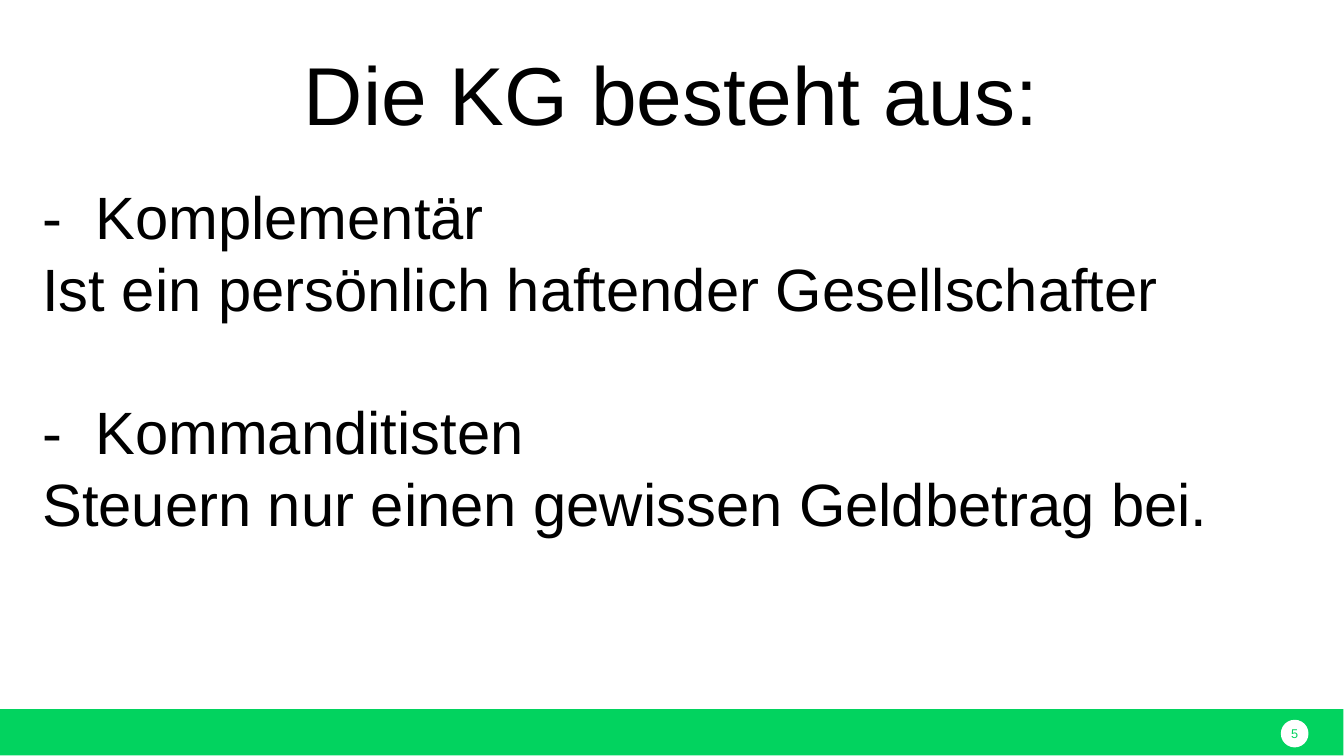
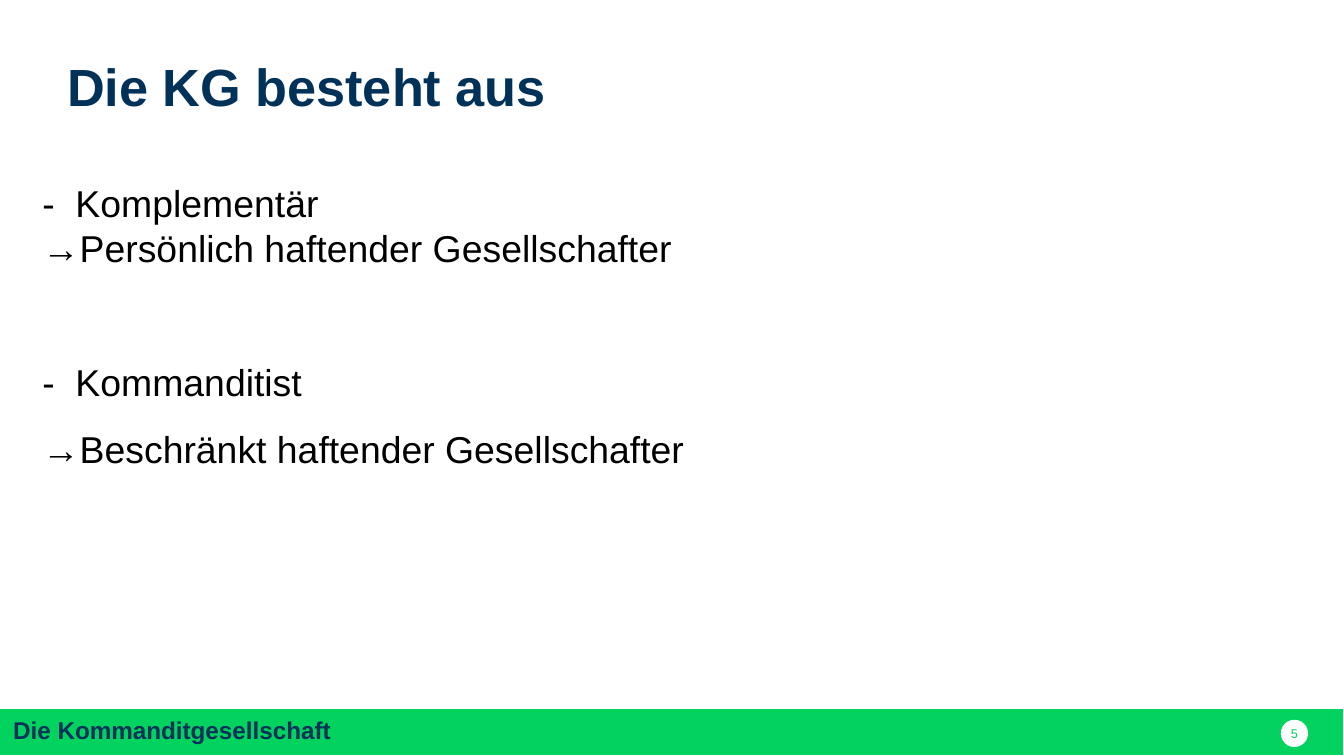
Before and after one commit to nodeg/exercises, a slide deck: slide 5 of FINAL_Referat_BWP_FINAL.pptx. Drawn at 1344x756 pixels with LibreOffice and Linux fonts; fonts in the diff are those of the drawing. Boxes give left, top, right and bottom in pixels: in the first picture for what was removed or moved away, otherwise in the second. Text is boxed around its words. In the diff, an @@ line names an element or a change of style, - is before the commit and + after.

```diff
--- a/FINAL_Referat_BWP_FINAL.pptx
+++ b/FINAL_Referat_BWP_FINAL.pptx
@@ text at bbox=[67, 68, 546, 107]: text changed; size 44 to 28 pt; text colour #000000 to #003259; bold on @@
-Die KG besteht aus:
+Die KG besteht aus
@@ text at bbox=[75, 190, 318, 224]: size 32 to 20 pt in "- Komplementär" @@
@@ text at bbox=[42, 235, 684, 464]: text changed; size 32 to 20 pt @@
-Ist ein persönlich haftender Gesellschafter
-- Kommanditisten
-Steuern nur einen gewissen Geldbetrag bei.
+→Persönlich haftender Gesellschafter
+- Kommanditist
+→Beschränkt haftender Gesellschafter
@@ text in rectangle at bbox=[13, 721, 331, 744]: text added @@
+Die Kommanditgesellschaft
```
Also in this commit, not shown: 15 other slides changed, 9 slides added, 5 slides removed.
